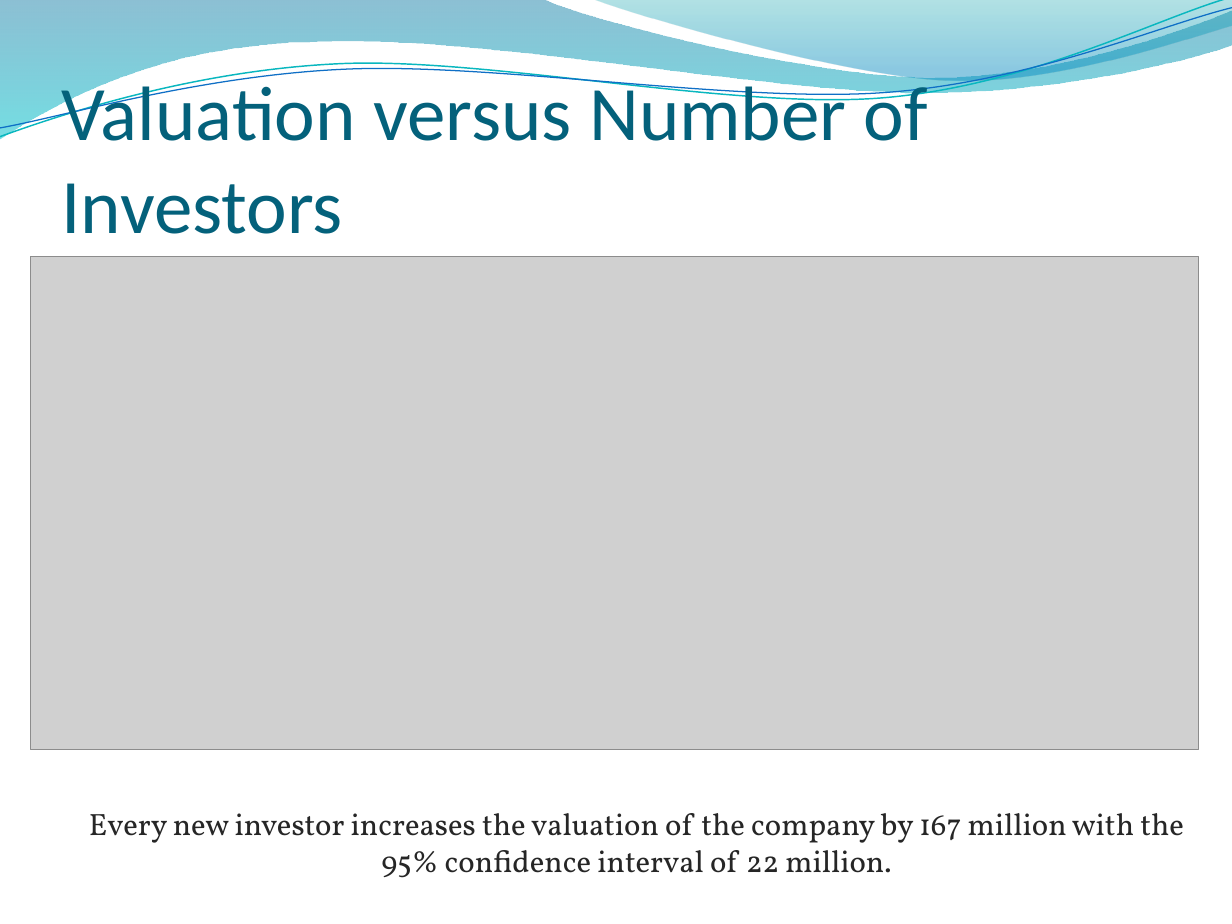
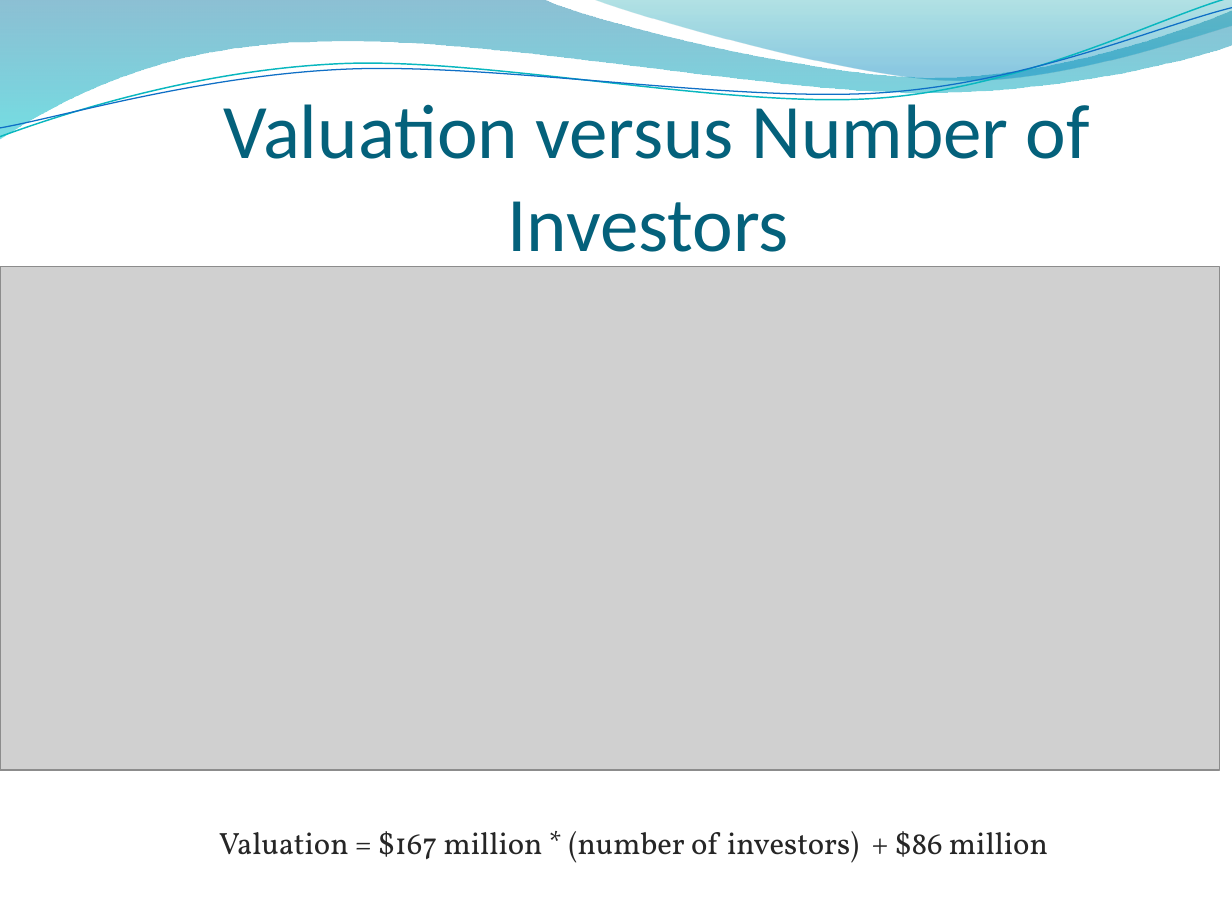
Before and after one commit to MonikaSinghGit/UnicornCompaniesFeatureAnalysis, a slide deck: slide 11 of Unicorn Companies Feature Analysis.pptx (slide 10 before the commit). Drawn at 1232x924 pixels with LibreOffice and Linux fonts; fonts in the diff are those of the drawing; grey boxes stand for pictures; background and template pictures are left out. Boxes give left, top, right and bottom in pixels: in the first picture for what was removed or moved away, otherwise in the second. Text is boxed around its words. In the diff, an @@ line names an element or a change of style, - is before the commit and + after.

```diff
--- a/Unicorn Companies Feature Analysis.pptx
+++ b/Unicorn Companies Feature Analysis.pptx
@@ title "Valuation versus Number of Investors": place and size @@
-title "Valuation versus Number of Investors" at box(62, 77, 928, 234)
+title "Valuation versus Number of Investors" at box(224, 95, 1090, 269)
@@ title "Valuation versus Number of Investors" at box(224, 95, 1090, 269): alignment left to centre @@
@@ picture: place and size @@
-picture at box(31, 256, 1199, 749)
+picture at box(0, 267, 1220, 770)
@@ text at box(219, 831, 1048, 863): text changed @@
-Every new investor increases the valuation of the company by 167 million with the 95% confidence interval of 22 million.
+Valuation = $167 million * (number of investors) + $86 million
```
Also in this commit, not shown: 10 other slides changed, 10 slides added, 1 slide removed, 2 other files.
